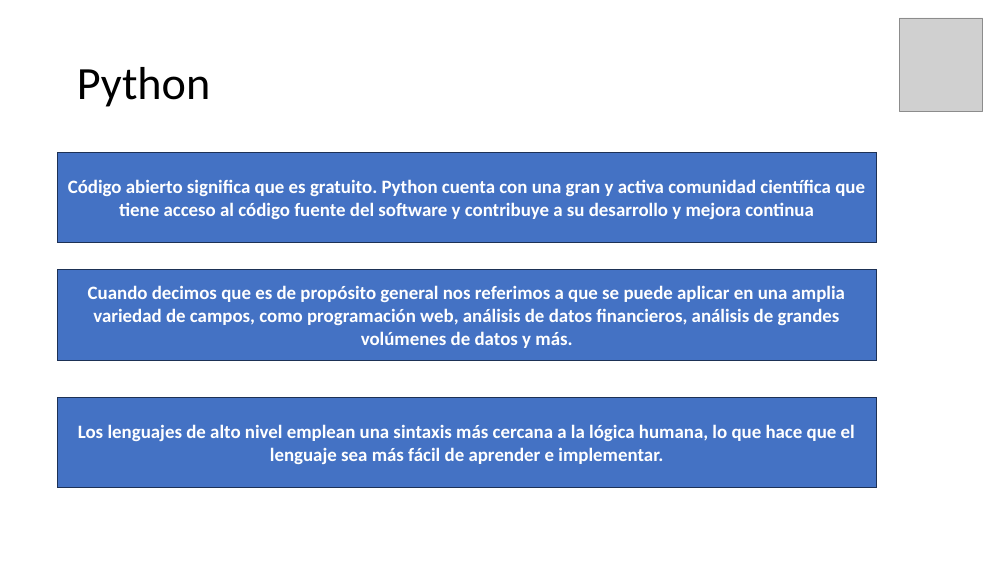
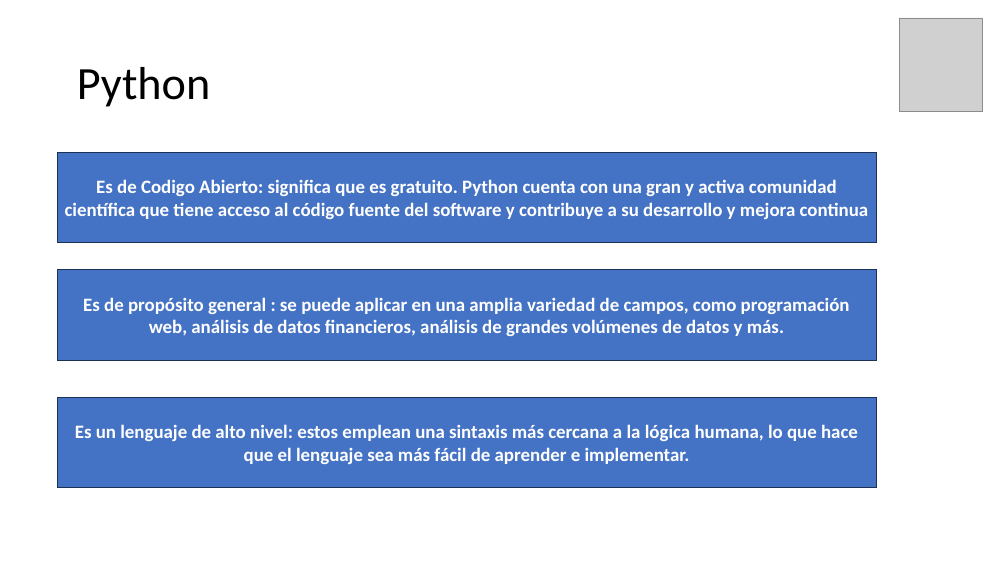
Before and after one commit to FiorellaDangelo/Computacion_Cientifica_Actuarial, a slide deck: slide 1 of Python_PPT_v1.pptx. Drawn at 1008x567 pixels with LibreOffice and Linux fonts; fonts in the diff are those of the drawing; grey boxes stand for pictures. Boxes give left, top, right and bottom in pixels: in the first picture for what was removed or moved away, otherwise in the second. Text is boxed around its words. In the diff, an @@ line names an element or a change of style, - is before the commit and + after.

```diff
--- a/Python_PPT_v1.pptx
+++ b/Python_PPT_v1.pptx
@@ text in rectangle at [65, 179, 869, 219]: text changed @@
-Código abierto significa que es gratuito. Python cuenta con una gran y activa comunidad científica que tiene acceso al código fuente del software y contribuye a su desarrollo y mejora continua
+Es de Codigo Abierto: significa que es gratuito. Python cuenta con una gran y activa comunidad científica que tiene acceso al código fuente del software y contribuye a su desarrollo y mejora continua
@@ text in rectangle at [83, 297, 850, 336]: text changed @@
-Cuando decimos que es de propósito general nos referimos a que se puede aplicar en una amplia variedad de campos, como programación web, análisis de datos financieros, análisis de grandes volúmenes de datos y más.
+Es de propósito general : se puede aplicar en una amplia variedad de campos, como programación web, análisis de datos financieros, análisis de grandes volúmenes de datos y más.
@@ text in rectangle at [75, 424, 858, 464]: text changed @@
-Los lenguajes de alto nivel emplean una sintaxis más cercana a la lógica humana, lo que hace que el lenguaje sea más fácil de aprender e implementar.
+Es un lenguaje de alto nivel: estos emplean una sintaxis más cercana a la lógica humana, lo que hace que el lenguaje sea más fácil de aprender e implementar.
```
Also in this commit, not shown: 5 other files.
